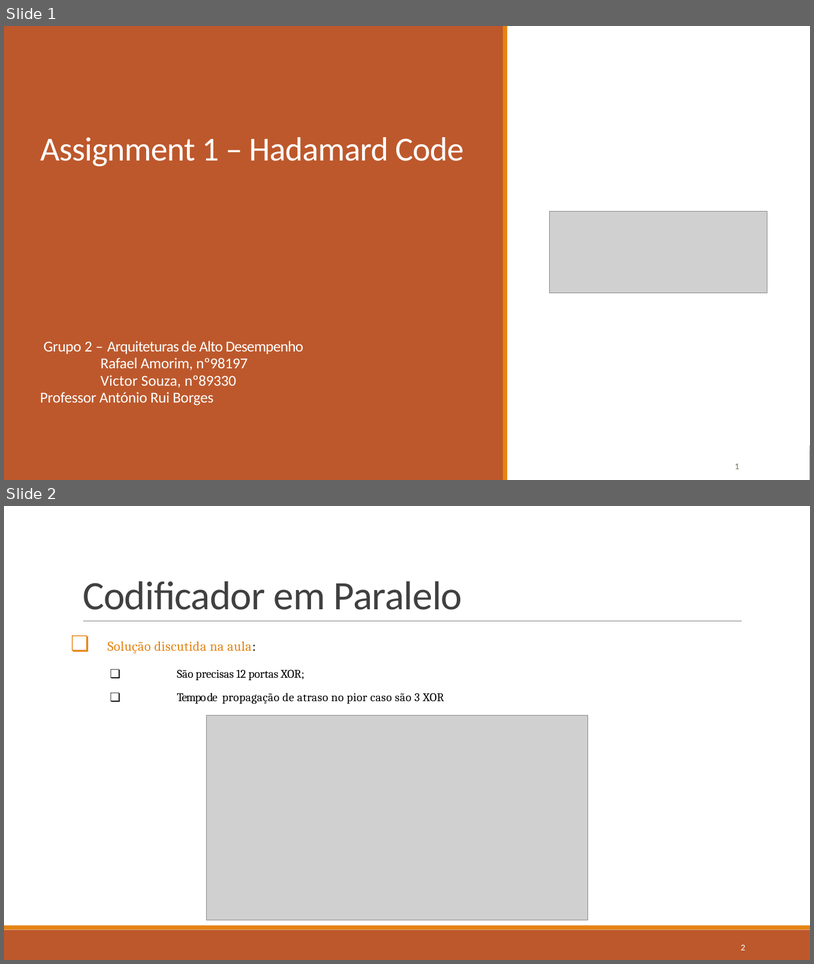
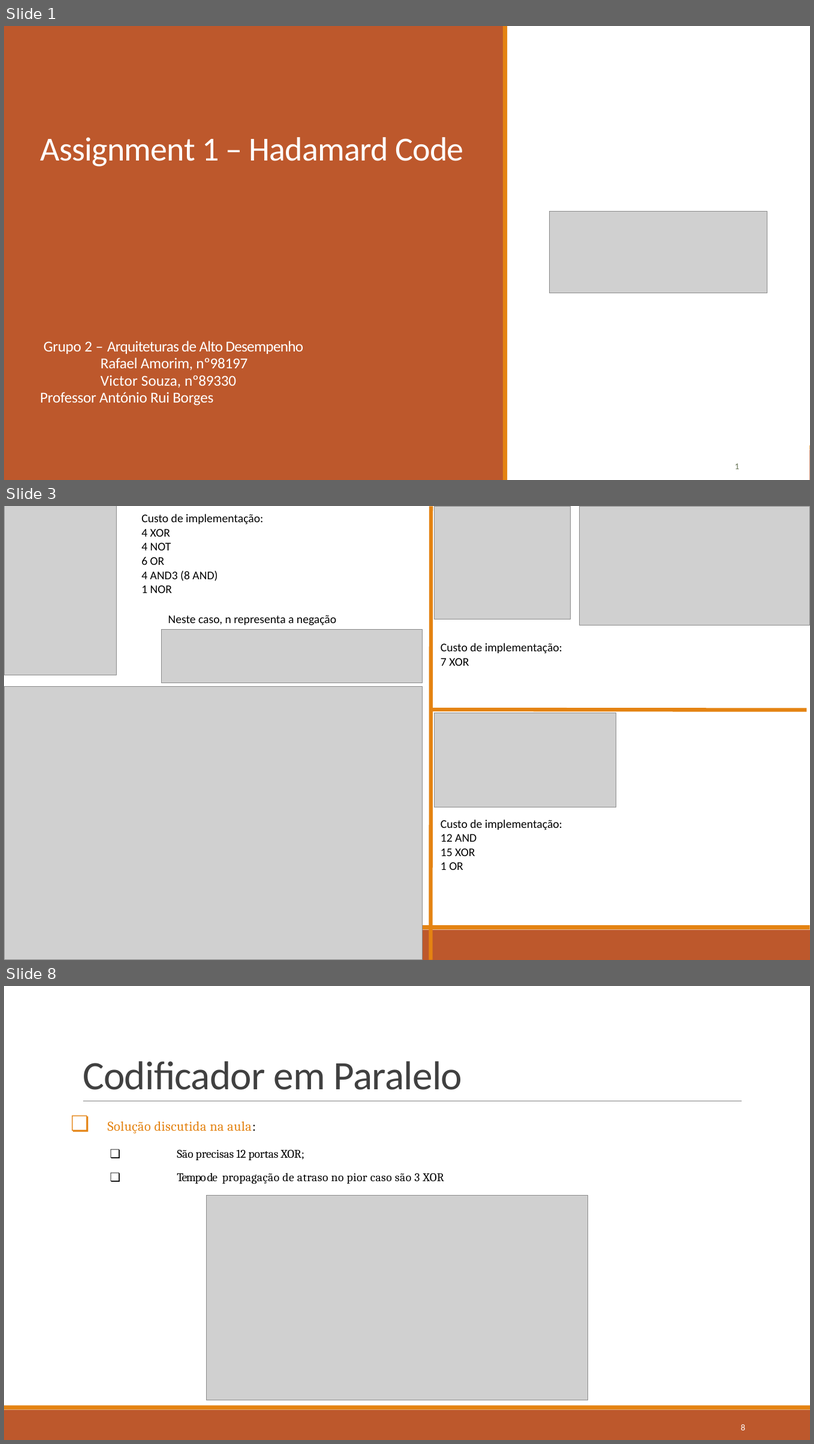
Before and after one commit to Raf4morim/projetoAAD, a slide deck: presentation.pptx. Shown one above the other, each under a label of ours: slides 1 and 2 before the commit, slides 1, 3 and 8 after it; the slides between them are not shown. The pictures are 814x964 and 814x1444 pixels, drawn with LibreOffice and Linux fonts; fonts in the diff are those of the drawing; grey boxes stand for pictures. Boxes give left, top, right and bottom in pixels: in the first picture for what was removed or moved away, otherwise in the second. Text is boxed around its words. In the diff, an @@ line names an element or a change of style, - is before the commit and + after.

```diff
--- a/presentation.pptx
+++ b/presentation.pptx
@@ slide 3 added at <box>4,506,810,960</box>, background #FFFFFF; not listed: 2 template elements that a slide beside it also shows @@
@@ picture added at <box>4,506,117,675</box> @@
@@ text added at <box>141,514,263,593</box>, 14 pt, text #000000 @@
+Custo de implementação:
+4 XOR
+4 NOT
+6 OR
+4 AND3 (8 AND)
+1 NOR
@@ line added from (431, 506) to (431, 960), #E48312 4.5 pt @@
@@ picture added at <box>435,506,571,619</box> @@
@@ picture added at <box>580,506,810,625</box> @@
@@ picture added at <box>161,629,423,682</box> @@
@@ text added at <box>168,615,336,625</box>, 14 pt, text #000000 @@
+Neste caso, n representa a negação
@@ text added at <box>441,643,563,666</box>, 14 pt, text #000000 @@
+Custo de implementação:
+7 XOR
@@ picture added at <box>4,686,423,960</box> @@
@@ line added from (807, 710) to (431, 709), #E48312 4.5 pt @@
@@ picture added at <box>435,712,616,807</box> @@
@@ text added at <box>441,819,563,870</box>, 14 pt, text #000000 @@
+Custo de implementação:
+12 AND
+15 XOR
+1 OR
@@ what was slide 2 is now slide 8 @@
@@ page number at <box>741,1424,746,1430</box>: text changed @@
-2
+8
```
Also in this commit, not shown: 5 other slides added, 55 other files.
